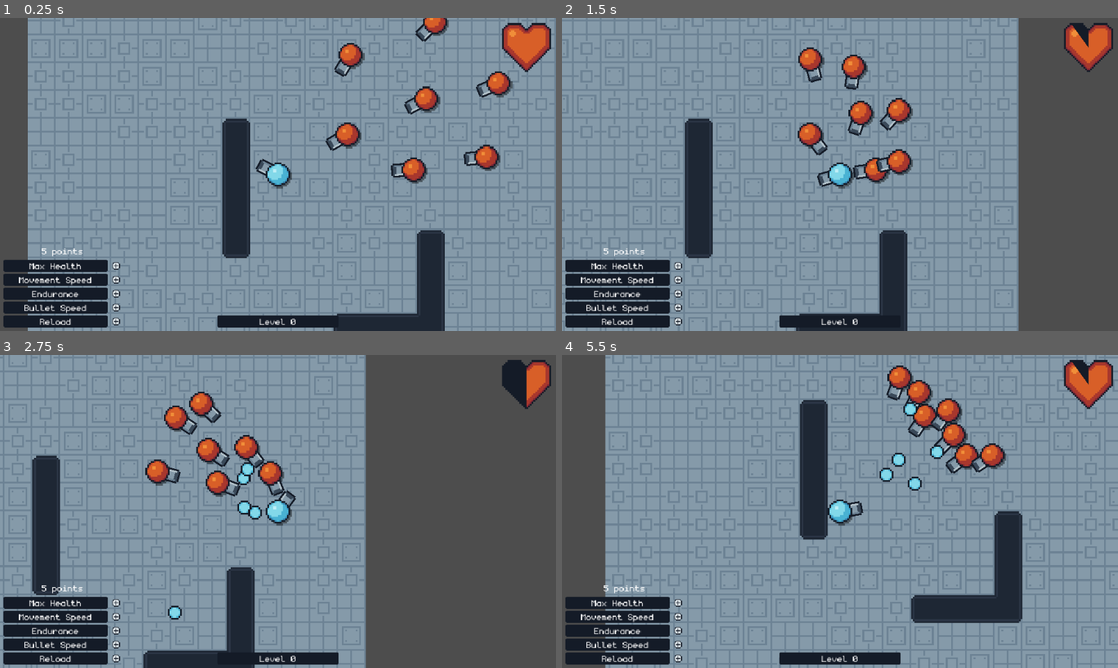
Above: before the commit, frames 1-4 (two rows, left to right).
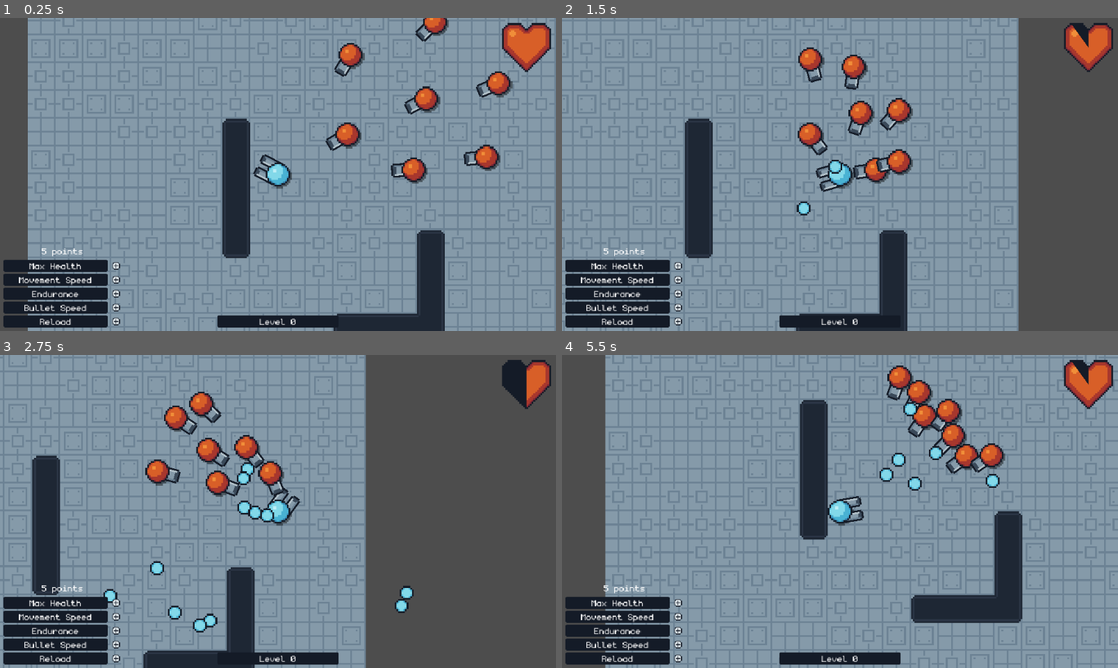
Above: after the commit, the same moments.

Repository: WirelessNine/Geometry-Shooter
Game: Godot game, scene res://scenes/main/world.tscn
Two runs of this game, one before a commit and one after it. Both use one fixed random seed, a clock stepped at 60 frames per second and the inputs below.
Inputs (mouse positions are in pixels of both pictures, inside the frame that each line leads up to):
- Up to frame 1 (0.25 s): no input
- Up to frame 2 (1.5 s): tap Enter (ui_accept) at 0.5, 0.77 s; move the mouse to (962, 158) at 0.52 s; press the mouse at (962, 158) at 0.53 s; hold D (right) 0.53-1.25 s; release the mouse at (962, 158) at 1.25 s; drag from (728, 190) to (812, 237) at 1.27 s
- Up to frame 3 (2.75 s): move the mouse to (333, 442) at 2.02 s; press the mouse at (333, 442) at 2.03 s; hold D (right) from 2.03 s (still down); tap I at 2.1 s
- Up to frame 4 (5.5 s): release D (right) at 2.75 s; release the mouse at (895, 442) at 2.75 s; drag from (812, 574) to (812, 477) at 2.77 s; move the mouse to (1006, 558) at 3.52 s; press the mouse at (1006, 558) at 3.53 s; hold A (left) 3.53-4.25 s; tap Shift at 3.6 s; tap Enter (ui_accept) at 3.77 s; release the mouse at (1006, 558) at 4.25 s; drag from (673, 464) to (906, 530) at 4.27 s; move the mouse to (867, 511) at 5.02 s; press the mouse at (867, 511) at 5.03 s; hold S (down) from 5.03 s (still down)

The runs differ from the first frame. In frame 1, 0.2% of the frame differs, in the area x 45-51%, y 43-54%; in frame 2, 0.3%; in frame 3, 0.8%, in the area x 18-75%, y 37-89%; in frame 4, 0.7%.

Commit message:
Add more turrets

Diff:
--- a/scenes/bullets/basic_bullet.tscn
+++ b/scenes/bullets/basic_bullet.tscn
@@ -1,7 +1,7 @@
 [gd_scene format=3 uid="uid://ckq0dc1qxmqx2"]
 
 [ext_resource type="Script" uid="uid://dyqlucbo7husr" path="res://scripts/weapons/bullet_2d.gd" id="1_rnx8j"]
-[ext_resource type="Texture2D" uid="uid://wsjylauwanct" path="res://assets/spritesheets/bullets.png" id="2_hik7s"]
+[ext_resource type="Texture2D" uid="uid://ca6bblgkxgdv7" path="res://assets/spritesheets/characters.png" id="2_hik7s"]
 
 [sub_resource type="CircleShape2D" id="CircleShape2D_as85p"]
 radius = 4.0
@@ -10,12 +10,13 @@
 collision_layer = 0
 script = ExtResource("1_rnx8j")
 damage = 5
+max_pierces = 2
 metadata/_custom_type_script = "uid://dyqlucbo7husr"
 
 [node name="Sprite2D" type="Sprite2D" parent="." unique_id=1233835429]
 texture = ExtResource("2_hik7s")
 region_enabled = true
-region_rect = Rect2(0, 0, 16, 16)
+region_rect = Rect2(0, 80, 16, 16)
 
 [node name="CollisionShape2D" type="CollisionShape2D" parent="." unique_id=1648934125]
 shape = SubResource("CircleShape2D_as85p")
--- /dev/null
+++ b/scenes/bullets/boulder.tscn
@@ -0,0 +1,21 @@
+[gd_scene format=3 uid="uid://c0ofncb4ioppl"]
+
+[ext_resource type="Script" uid="uid://dyqlucbo7husr" path="res://scripts/weapons/bullet_2d.gd" id="1_j4iib"]
+[ext_resource type="Texture2D" uid="uid://ca6bblgkxgdv7" path="res://assets/spritesheets/characters.png" id="2_4xy7m"]
+
+[sub_resource type="CircleShape2D" id="CircleShape2D_as85p"]
+radius = 6.0
+
+[node name="Boulder" type="Area2D" unique_id=436052010]
+collision_layer = 0
+script = ExtResource("1_j4iib")
+damage = 20
+metadata/_custom_type_script = "uid://dyqlucbo7husr"
+
+[node name="Sprite2D" type="Sprite2D" parent="." unique_id=1233835429]
+texture = ExtResource("2_4xy7m")
+region_enabled = true
+region_rect = Rect2(32, 80, 16, 16)
+
+[node name="CollisionShape2D" type="CollisionShape2D" parent="." unique_id=1648934125]
+shape = SubResource("CircleShape2D_as85p")
--- /dev/null
+++ b/scenes/bullets/calliber.tscn
@@ -0,0 +1,23 @@
+[gd_scene format=3 uid="uid://ovt0dpdja0fv"]
+
+[ext_resource type="Script" uid="uid://dyqlucbo7husr" path="res://scripts/weapons/bullet_2d.gd" id="1_pohyb"]
+[ext_resource type="Texture2D" uid="uid://ca6bblgkxgdv7" path="res://assets/spritesheets/characters.png" id="2_k4m3o"]
+
+[sub_resource type="CircleShape2D" id="CircleShape2D_as85p"]
+radius = 6.0
+
+[node name="Calliber" type="Area2D" unique_id=436052010 node_paths=PackedStringArray("sprite")]
+collision_layer = 0
+script = ExtResource("1_pohyb")
+damage = 5
+max_pierces = 5
+sprite = NodePath("Sprite")
+metadata/_custom_type_script = "uid://dyqlucbo7husr"
+
+[node name="Sprite" type="Sprite2D" parent="." unique_id=1233835429]
+texture = ExtResource("2_k4m3o")
+region_enabled = true
+region_rect = Rect2(16, 80, 16, 16)
+
+[node name="CollisionShape2D" type="CollisionShape2D" parent="." unique_id=1648934125]
+shape = SubResource("CircleShape2D_as85p")
--- /dev/null
+++ b/scenes/bullets/pellet.tscn
@@ -0,0 +1,21 @@
+[gd_scene format=3 uid="uid://b0nxuxrdfqm0l"]
+
+[ext_resource type="Script" uid="uid://dyqlucbo7husr" path="res://scripts/weapons/bullet_2d.gd" id="1_3c2lg"]
+[ext_resource type="Texture2D" uid="uid://ca6bblgkxgdv7" path="res://assets/spritesheets/characters.png" id="2_d0bcr"]
+
+[sub_resource type="CircleShape2D" id="CircleShape2D_as85p"]
+radius = 3.0
+
+[node name="Pellet" type="Area2D" unique_id=436052010]
+collision_layer = 0
+script = ExtResource("1_3c2lg")
+damage = 5
+metadata/_custom_type_script = "uid://dyqlucbo7husr"
+
+[node name="Sprite2D" type="Sprite2D" parent="." unique_id=1233835429]
+texture = ExtResource("2_d0bcr")
+region_enabled = true
+region_rect = Rect2(64, 80, 16, 16)
+
+[node name="CollisionShape2D" type="CollisionShape2D" parent="." unique_id=1648934125]
+shape = SubResource("CircleShape2D_as85p")
--- a/scenes/characters/player.tscn
+++ b/scenes/characters/player.tscn
@@ -2,7 +2,7 @@
 
 [ext_resource type="Script" uid="uid://tdfl7fxi2x2t" path="res://scripts/characters/player_2d.gd" id="1_rp718"]
 [ext_resource type="Texture2D" uid="uid://ca6bblgkxgdv7" path="res://assets/spritesheets/characters.png" id="2_yewv4"]
-[ext_resource type="PackedScene" uid="uid://2t6iabqy4880" path="res://scenes/weapons/basic_turret.tscn" id="3_76oj4"]
+[ext_resource type="PackedScene" uid="uid://bs7lxupdl0os4" path="res://scenes/weapons/duos.tscn" id="3_76oj4"]
 
 [sub_resource type="CircleShape2D" id="CircleShape2D_as85p"]
 radius = 7.0
@@ -26,8 +26,6 @@
 region_enabled = true
 region_rect = Rect2(0, 0, 16, 16)
 
-[node name="BasicTurret" parent="." unique_id=1488103016 instance=ExtResource("3_76oj4")]
-
 [node name="CollisionShape" type="CollisionShape2D" parent="." unique_id=2064486428]
 shape = SubResource("CircleShape2D_as85p")
 debug_color = Color(0, 0.5950001, 0.7, 0)
@@ -45,5 +43,7 @@
 wait_time = 5.0
 autostart = true
 
+[node name="BasicTurret" parent="." unique_id=1488103016 instance=ExtResource("3_76oj4")]
+
 [connection signal="timeout" from="BulletTimer" to="." method="_on_bullet_timer_timeout"]
 [connection signal="timeout" from="RegenerationTimer" to="." method="_on_regeneration_timer_timeout"]
--- a/scenes/characters/red_dude.tscn
+++ b/scenes/characters/red_dude.tscn
@@ -2,7 +2,7 @@
 
 [ext_resource type="Texture2D" uid="uid://ca6bblgkxgdv7" path="res://assets/spritesheets/characters.png" id="1_gt2dv"]
 [ext_resource type="Script" uid="uid://dv0seof8e2ryu" path="res://scripts/characters/enemy_2d.gd" id="1_qyjhr"]
-[ext_resource type="PackedScene" uid="uid://2t6iabqy4880" path="res://scenes/weapons/basic_turret.tscn" id="3_q81to"]
+[ext_resource type="PackedScene" uid="uid://2t6iabqy4880" path="res://scenes/weapons/shooter.tscn" id="3_q81to"]
 
 [sub_resource type="CircleShape2D" id="CircleShape2D_as85p"]
 radius = 7.0
--- a/scenes/main/world.gd
+++ b/scenes/main/world.gd
@@ -7,7 +7,7 @@
 	Globals.spawn_bullet_requested.connect(spawn_bullet)
 
 
-func spawn_bullet(turret: Turret2D) -> void:
+func spawn_bullet(turret: Turret2D, bullet_pos: Vector2) -> void:
 	var pool: ScenePool = _get_bullet_pool(turret.bullet_scene)
 
 	var bullet: Bullet2D = pool.request_scene()
@@ -17,7 +17,7 @@
 
 	bullet.setup(Vector2.RIGHT.rotated(turret.rotation), turret.bullet_speed)
 
-	bullet.global_position = turret.spawn_pos.global_position
+	bullet.global_position = bullet_pos
 	bullet.reset_physics_interpolation()
 
 	bullet.start_timer(turret.bullet_lifetime)
--- a/scenes/ui/hud.tscn
+++ b/scenes/ui/hud.tscn
@@ -161,7 +161,7 @@
 unique_name_in_owner = true
 custom_minimum_size = Vector2(120, 14)
 layout_mode = 2
-max_value = 30.0
+max_value = 5.0
 nine_patch_stretch = true
 stretch_margin_left = 2
 stretch_margin_top = 2
--- a/scenes/weapons/basic_turret.gd
+++ b/scenes/weapons/basic_turret.gd
@@ -5,4 +5,4 @@
 	if space_raycast.is_colliding():
 		return
 
-	Globals.spawn_bullet_requested.emit(self)
+	Globals.spawn_bullet_requested.emit(self, spawn_pos.global_position)
--- a/scenes/weapons/basic_turret.tscn
+++ /dev/null
@@ -1,25 +0,0 @@
-[gd_scene format=3 uid="uid://2t6iabqy4880"]
-
-[ext_resource type="Script" uid="uid://dhj2j1358plyg" path="res://scenes/weapons/basic_turret.gd" id="1_owo76"]
-[ext_resource type="PackedScene" uid="uid://ckq0dc1qxmqx2" path="res://scenes/bullets/basic_bullet.tscn" id="2_apdfu"]
-[ext_resource type="Texture2D" uid="uid://ca6bblgkxgdv7" path="res://assets/spritesheets/characters.png" id="2_vh0i4"]
-
-[node name="BasicTurret" type="Node2D" unique_id=1488103016 node_paths=PackedStringArray("space_raycast", "spawn_pos")]
-show_behind_parent = true
-script = ExtResource("1_owo76")
-bullet_scene = ExtResource("2_apdfu")
-space_raycast = NodePath("RayCast")
-spawn_pos = NodePath("Spawn")
-shoot_delay = 0.5
-
-[node name="Sprite" type="Sprite2D" parent="." unique_id=133114263]
-position = Vector2(8, 0)
-texture = ExtResource("2_vh0i4")
-region_enabled = true
-region_rect = Rect2(0, 64, 16, 16)
-
-[node name="Spawn" type="Marker2D" parent="." unique_id=495245708]
-position = Vector2(11, 0)
-
-[node name="RayCast" type="RayCast2D" parent="." unique_id=1659854965]
-target_position = Vector2(16, 0)
--- /dev/null
+++ b/scenes/weapons/bowler.tscn
@@ -0,0 +1,27 @@
+[gd_scene format=3 uid="uid://bvljnc2ghoqwb"]
+
+[ext_resource type="Script" uid="uid://dhj2j1358plyg" path="res://scenes/weapons/basic_turret.gd" id="1_st8c1"]
+[ext_resource type="PackedScene" uid="uid://c0ofncb4ioppl" path="res://scenes/bullets/boulder.tscn" id="2_st8c1"]
+[ext_resource type="Texture2D" uid="uid://ca6bblgkxgdv7" path="res://assets/spritesheets/characters.png" id="3_tlloe"]
+
+[node name="Bowler" type="Node2D" unique_id=1488103016 node_paths=PackedStringArray("space_raycast", "spawn_pos")]
+show_behind_parent = true
+script = ExtResource("1_st8c1")
+bullet_scene = ExtResource("2_st8c1")
+space_raycast = NodePath("RayCast")
+spawn_pos = NodePath("Spawn")
+bullet_speed = 60.0
+bullet_lifetime = 15.0
+shoot_delay = 1.2
+
+[node name="Sprite" type="Sprite2D" parent="." unique_id=133114263]
+position = Vector2(8, 0)
+texture = ExtResource("3_tlloe")
+region_enabled = true
+region_rect = Rect2(32, 64, 16, 16)
+
+[node name="Spawn" type="Marker2D" parent="." unique_id=495245708]
+position = Vector2(12, 0)
+
+[node name="RayCast" type="RayCast2D" parent="." unique_id=1659854965]
+target_position = Vector2(18, 0)
--- /dev/null
+++ b/scenes/weapons/duos.gd
@@ -0,0 +1,11 @@
+extends Turret2D
+
+
+func shoot() -> void:
+	if space_raycast.is_colliding():
+		return
+
+	var offset: Vector2 = Vector2(0.0, 4.0).rotated(global_rotation)
+
+	Globals.spawn_bullet_requested.emit(self, spawn_pos.global_position + offset)
+	Globals.spawn_bullet_requested.emit(self, spawn_pos.global_position - offset)
--- /dev/null
+++ b/scenes/weapons/duos.tscn
@@ -0,0 +1,27 @@
+[gd_scene format=3 uid="uid://bs7lxupdl0os4"]
+
+[ext_resource type="Script" uid="uid://cyqt8gpdr45aa" path="res://scenes/weapons/duos.gd" id="1_khmmb"]
+[ext_resource type="PackedScene" uid="uid://ckq0dc1qxmqx2" path="res://scenes/bullets/basic_bullet.tscn" id="2_25wou"]
+[ext_resource type="Texture2D" uid="uid://ca6bblgkxgdv7" path="res://assets/spritesheets/characters.png" id="3_ofweh"]
+
+[node name="Duos" type="Node2D" unique_id=1488103016 node_paths=PackedStringArray("space_raycast", "spawn_pos")]
+show_behind_parent = true
+script = ExtResource("1_khmmb")
+bullet_scene = ExtResource("2_25wou")
+space_raycast = NodePath("RayCast")
+spawn_pos = NodePath("Spawn")
+bullet_speed = 180.0
+bullet_lifetime = 2.5
+shoot_delay = 0.7
+
+[node name="Sprite" type="Sprite2D" parent="." unique_id=133114263]
+position = Vector2(8, 0)
+texture = ExtResource("3_ofweh")
+region_enabled = true
+region_rect = Rect2(48, 64, 16, 16)
+
+[node name="Spawn" type="Marker2D" parent="." unique_id=495245708]
+position = Vector2(11, 0)
+
+[node name="RayCast" type="RayCast2D" parent="." unique_id=1659854965]
+target_position = Vector2(16, 0)
--- /dev/null
+++ b/scenes/weapons/rifle.tscn
@@ -0,0 +1,26 @@
+[gd_scene format=3 uid="uid://da5qm6jvngm3v"]
+
+[ext_resource type="Script" uid="uid://dhj2j1358plyg" path="res://scenes/weapons/basic_turret.gd" id="1_sg1yr"]
+[ext_resource type="PackedScene" uid="uid://b0nxuxrdfqm0l" path="res://scenes/bullets/pellet.tscn" id="2_sg1yr"]
+[ext_resource type="Texture2D" uid="uid://ca6bblgkxgdv7" path="res://assets/spritesheets/characters.png" id="3_pqxi0"]
+
+[node name="Rifle" type="Node2D" unique_id=1488103016 node_paths=PackedStringArray("space_raycast", "spawn_pos")]
+show_behind_parent = true
+script = ExtResource("1_sg1yr")
+bullet_scene = ExtResource("2_sg1yr")
+space_raycast = NodePath("RayCast")
+spawn_pos = NodePath("Spawn")
+bullet_speed = 300.0
+bullet_lifetime = 1.5
+
+[node name="Sprite" type="Sprite2D" parent="." unique_id=133114263]
+position = Vector2(8, 0)
+texture = ExtResource("3_pqxi0")
+region_enabled = true
+region_rect = Rect2(64, 64, 16, 16)
+
+[node name="Spawn" type="Marker2D" parent="." unique_id=495245708]
+position = Vector2(13, 0)
+
+[node name="RayCast" type="RayCast2D" parent="." unique_id=1659854965]
+target_position = Vector2(18, 0)
--- /dev/null
+++ b/scenes/weapons/shooter.tscn
@@ -0,0 +1,25 @@
+[gd_scene format=3 uid="uid://2t6iabqy4880"]
+
+[ext_resource type="Script" uid="uid://dhj2j1358plyg" path="res://scenes/weapons/basic_turret.gd" id="1_yxfhi"]
+[ext_resource type="PackedScene" uid="uid://ckq0dc1qxmqx2" path="res://scenes/bullets/basic_bullet.tscn" id="2_jgios"]
+[ext_resource type="Texture2D" uid="uid://ca6bblgkxgdv7" path="res://assets/spritesheets/characters.png" id="3_soeln"]
+
+[node name="Shooter" type="Node2D" unique_id=1488103016 node_paths=PackedStringArray("space_raycast", "spawn_pos")]
+show_behind_parent = true
+script = ExtResource("1_yxfhi")
+bullet_scene = ExtResource("2_jgios")
+space_raycast = NodePath("RayCast")
+spawn_pos = NodePath("Spawn")
+shoot_delay = 0.5
+
+[node name="Sprite" type="Sprite2D" parent="." unique_id=133114263]
+position = Vector2(8, 0)
+texture = ExtResource("3_soeln")
+region_enabled = true
+region_rect = Rect2(0, 64, 16, 16)
+
+[node name="Spawn" type="Marker2D" parent="." unique_id=495245708]
+position = Vector2(11, 0)
+
+[node name="RayCast" type="RayCast2D" parent="." unique_id=1659854965]
+target_position = Vector2(16, 0)
--- /dev/null
+++ b/scenes/weapons/sniper.tscn
@@ -0,0 +1,27 @@
+[gd_scene format=3 uid="uid://t8037sqjyaov"]
+
+[ext_resource type="Script" uid="uid://dhj2j1358plyg" path="res://scenes/weapons/basic_turret.gd" id="1_ohs8w"]
+[ext_resource type="PackedScene" uid="uid://ovt0dpdja0fv" path="res://scenes/bullets/calliber.tscn" id="2_ohs8w"]
+[ext_resource type="Texture2D" uid="uid://ca6bblgkxgdv7" path="res://assets/spritesheets/characters.png" id="3_xev6v"]
+
+[node name="Sniper" type="Node2D" unique_id=1488103016 node_paths=PackedStringArray("space_raycast", "spawn_pos")]
+show_behind_parent = true
+script = ExtResource("1_ohs8w")
+bullet_scene = ExtResource("2_ohs8w")
+space_raycast = NodePath("RayCast")
+spawn_pos = NodePath("Spawn")
+bullet_speed = 500.0
+bullet_lifetime = 5.0
+shoot_delay = 0.8
+
+[node name="Sprite" type="Sprite2D" parent="." unique_id=133114263]
+position = Vector2(8, 0)
+texture = ExtResource("3_xev6v")
+region_enabled = true
+region_rect = Rect2(16, 64, 16, 16)
+
+[node name="Spawn" type="Marker2D" parent="." unique_id=495245708]
+position = Vector2(14, 0)
+
+[node name="RayCast" type="RayCast2D" parent="." unique_id=1659854965]
+target_position = Vector2(19, 0)
--- a/scripts/autoload/globals.gd
+++ b/scripts/autoload/globals.gd
@@ -1,6 +1,6 @@
 extends Node
 
-signal spawn_bullet_requested(turret: Turret2D)
+signal spawn_bullet_requested(turret: Turret2D, position: Vector2)
 signal upgrades_changed
 signal points_changed
 signal level_progress_changed
@@ -22,7 +22,7 @@
 const UPGRADE_DEFAULTS: Dictionary[Upgrade, float] = {
 	Upgrade.MAX_HEALTH: 1.0,
 	Upgrade.MOVEMENT_SPEED: 1.0,
-	Upgrade.ENDURANCE: 0.0,
+	Upgrade.ENDURANCE: 1.0,
 	Upgrade.BULLET_SPEED: 1.0,
 	Upgrade.RELOAD: 1.0,
 }
@@ -32,7 +32,7 @@
 var upgrade_values: Dictionary[Upgrade, float] = {
 	Upgrade.MAX_HEALTH: 1.0,
 	Upgrade.MOVEMENT_SPEED: 1.0,
-	Upgrade.ENDURANCE: 0.0,
+	Upgrade.ENDURANCE: 1.0,
 	Upgrade.BULLET_SPEED: 1.0,
 	Upgrade.RELOAD: 1.0,
 }
--- a/scripts/weapons/bullet_2d.gd
+++ b/scripts/weapons/bullet_2d.gd
@@ -14,6 +14,7 @@
 
 @export var damage: int
 @export var max_pierces: int = 1
+@export var sprite: Sprite2D
 
 var direction: Vector2
 var speed: float
@@ -39,12 +40,19 @@
 	speed = p_speed
 	pierces = 0
 
+	set_deferred(&"monitoring", true)
+
+	if sprite:
+		rotation = direction.angle()
+
 
 func reset() -> void:
 	set_physics_process(false)
 
 	direction = Vector2.ZERO
 	speed = 0.0
+
+	set_deferred(&"monitoring", false)
 
 
 func start_timer(time_sec: float) -> void:
@@ -71,7 +79,7 @@
 
 func _on_body_entered(body: Node2D) -> void:
 	if body is Player2D:
-		body.take_damage(damage)
+		body.take_damage(damage / Globals.get_upgrade_value(Globals.Upgrade.ENDURANCE))
 
 		pierces += 1
 
Binary file changed: assets/spritesheets/characters.png
Not shown, added: scenes/weapons/duos.gd.uid
Not shown, changed: kanban_tasks_data.kanban
